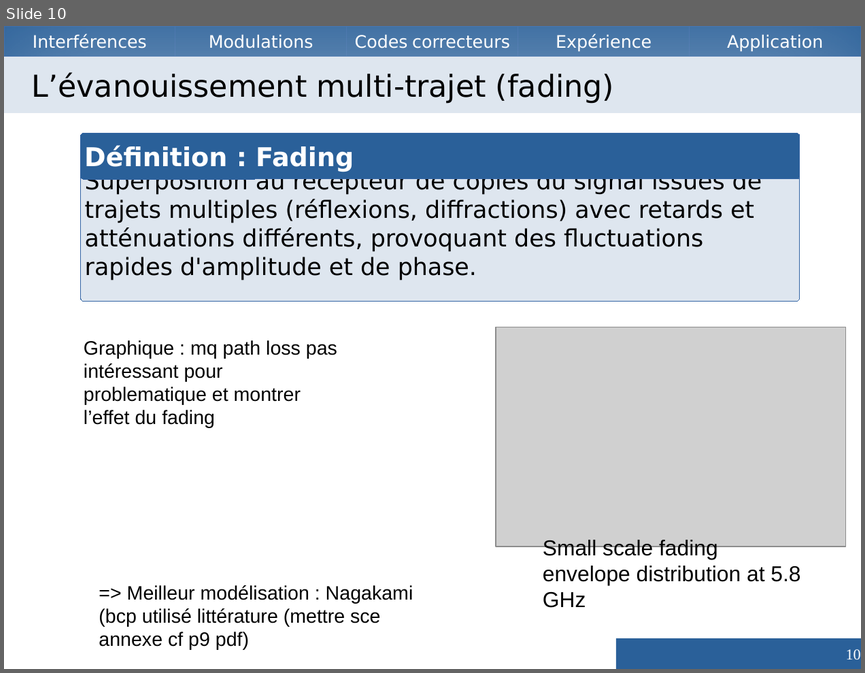
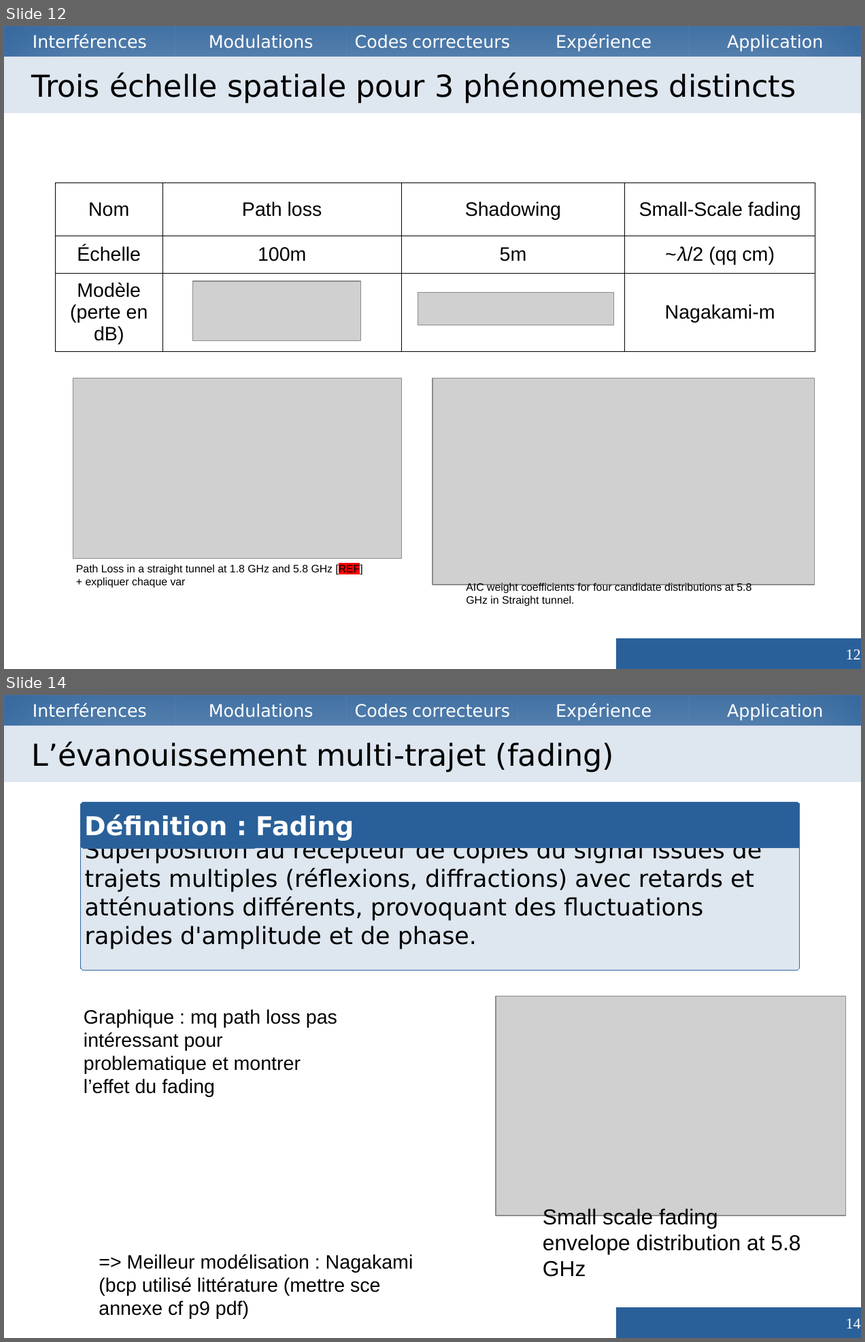
Before and after one commit to Vzrod/tipe, a slide deck: TIPE.odp. Shown one above the other, each under a label of ours: slide 10 before the commit, slides 12 and 14 after it; the slides between them are not shown. The pictures are 865x673 and 865x1342 pixels, drawn with LibreOffice and Linux fonts; fonts in the diff are those of the drawing; grey boxes stand for pictures. Boxes give left, top, right and bottom in pixels: in the first picture for what was removed or moved away, otherwise in the second. Text is boxed around its words. In the diff, an @@ line names an element or a change of style, - is before the commit and + after.

```diff
--- a/TIPE.odp
+++ b/TIPE.odp
@@ slide 12 added at bbox=[4, 26, 861, 669], background #FFFFFF; not listed: 5 template elements that a slide beside it also shows @@
@@ title added at bbox=[4, 57, 861, 113], fill #DEE6EF, 28 pt, text #000000 @@
+Trois échelle spatiale pour 3 phénomenes distincts
@@ table added at bbox=[55, 183, 816, 348], 3 rows, 4 columns @@
+Nom | Path loss | Shadowing | Small-Scale fading
+Échelle | 100m | 5m | ~𝜆/2 (qq cm)
+Modèle (perte en dB) |  |  | Nagakami-m
@@ picture added at bbox=[193, 281, 361, 341] @@
@@ picture added at bbox=[418, 293, 615, 325] @@
@@ picture added at bbox=[73, 378, 402, 558] @@
@@ picture added at bbox=[432, 378, 815, 585] @@
@@ text added at bbox=[76, 563, 363, 588], 10 pt, text #000000 @@
+Path Loss in a straight tunnel at 1.8 GHz and 5.8 GHz [REF]
++ expliquer chaque var
@@ text added at bbox=[466, 582, 751, 606], 10 pt, text #000000 @@
+AIC weight coefficients for four candidate distributions at 5.8 GHz in Straight tunnel.
@@ page number added at bbox=[616, 638, 861, 668], fill #2A6099, 14 pt, text #FFFFFF @@
+12
@@ what was slide 10 is now slide 14 @@
@@ page number at bbox=[846, 1318, 861, 1328]: text changed @@
-10
+14
```
Also in this commit, not shown: 6 slides changed, 19 other slides added, 3 slides removed, 6 other files.
